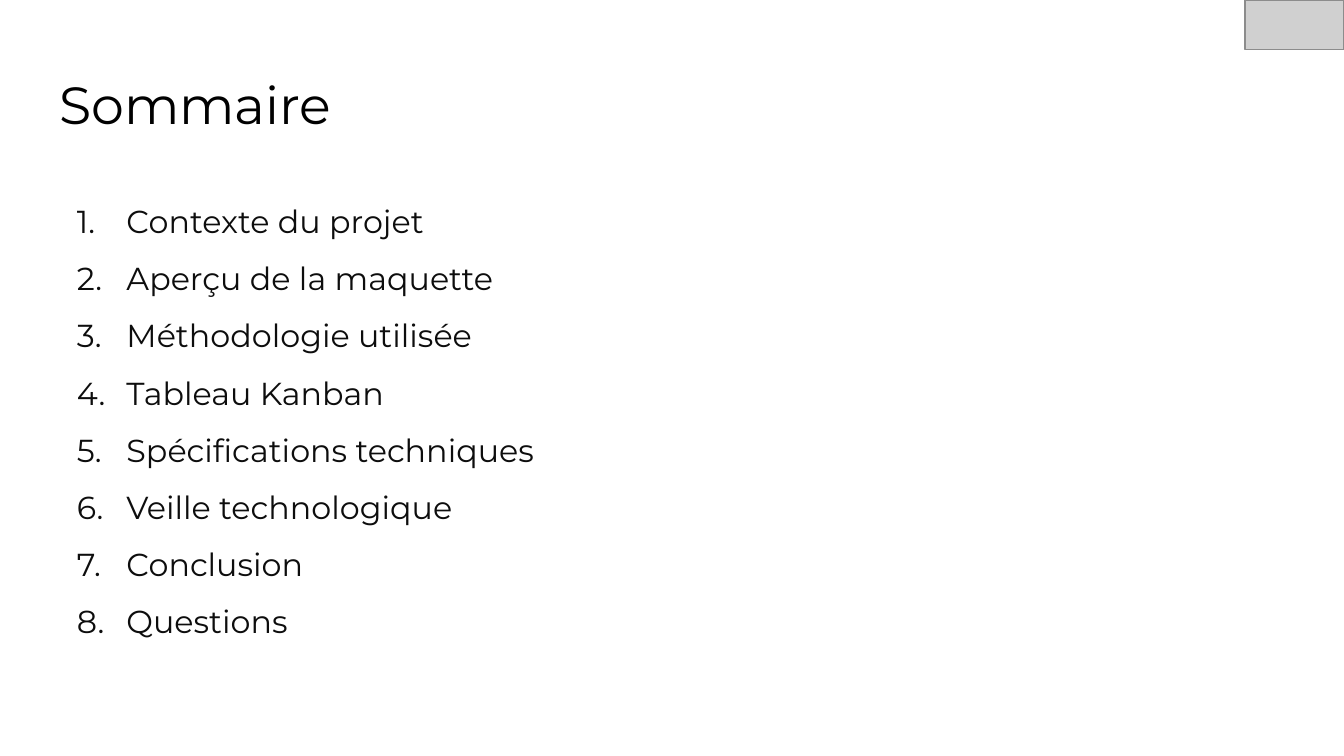
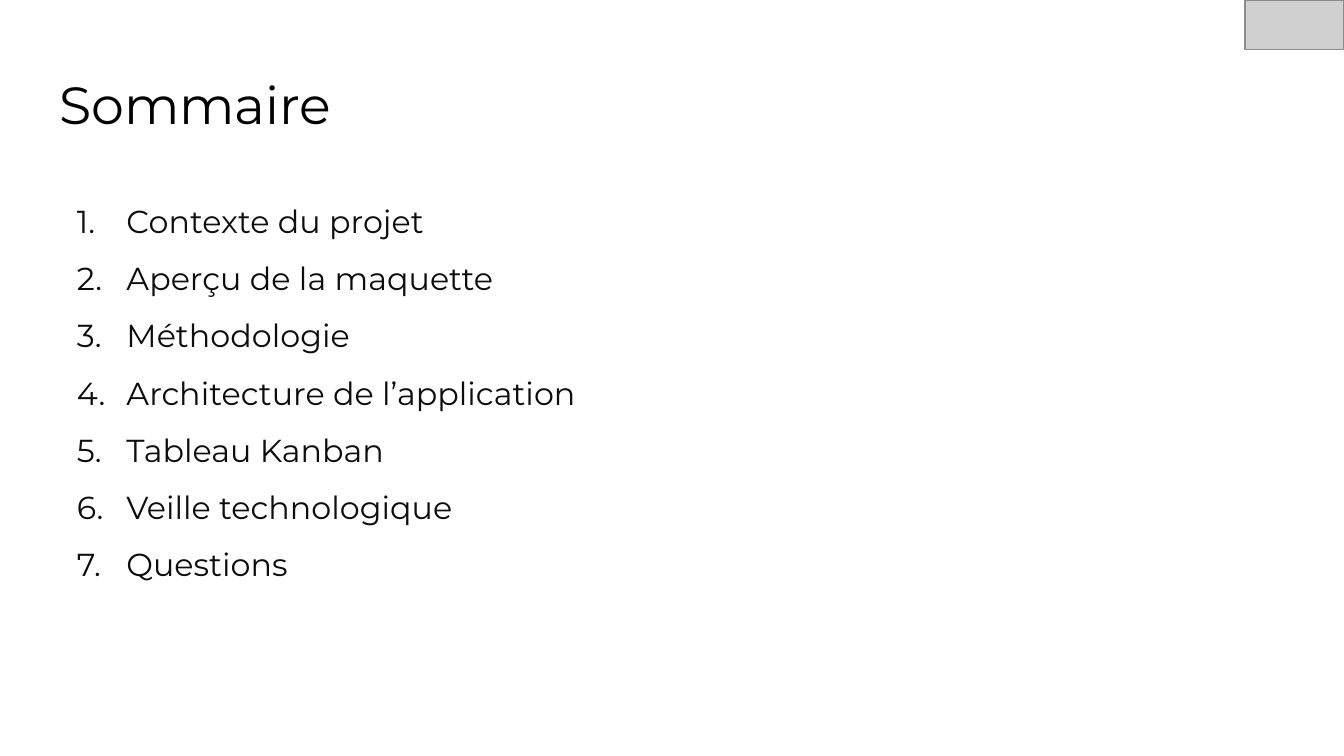
Before and after one commit to DennAmo/11, a slide deck: slide 2 of Aubry_Dennis_4_présentation.pptx. Drawn at 1344x756 pixels with LibreOffice and Linux fonts; fonts in the diff are those of the drawing; grey boxes stand for pictures. Boxes give left, top, right and bottom in pixels: in the first picture for what was removed or moved away, otherwise in the second. Text is boxed around its words. In the diff, an @@ line names an element or a change of style, - is before the commit and + after.

```diff
--- a/Aubry_Dennis_4_présentation.pptx
+++ b/Aubry_Dennis_4_présentation.pptx
@@ text at bbox=[126, 323, 575, 411]: text changed @@
-3. Méthodologie utilisée
+3. Méthodologie
+4. Architecture de l’application
@@ text at bbox=[126, 438, 534, 468]: paragraph removed @@
-5. Spécifications techniques
@@ text at bbox=[126, 552, 303, 577]: paragraph removed @@
-7. Conclusion
```
Also in this commit, not shown: 4 other slides changed.
